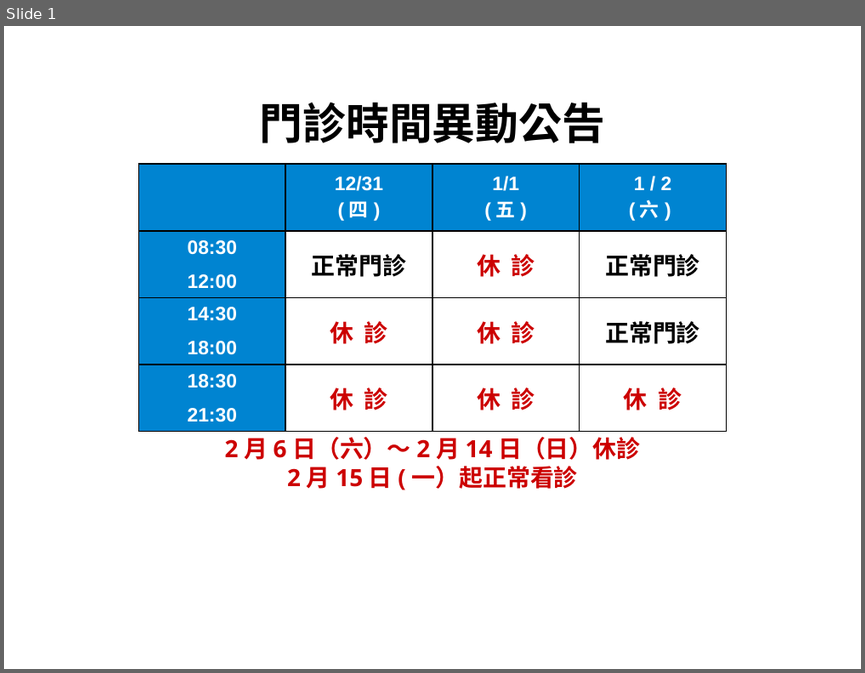
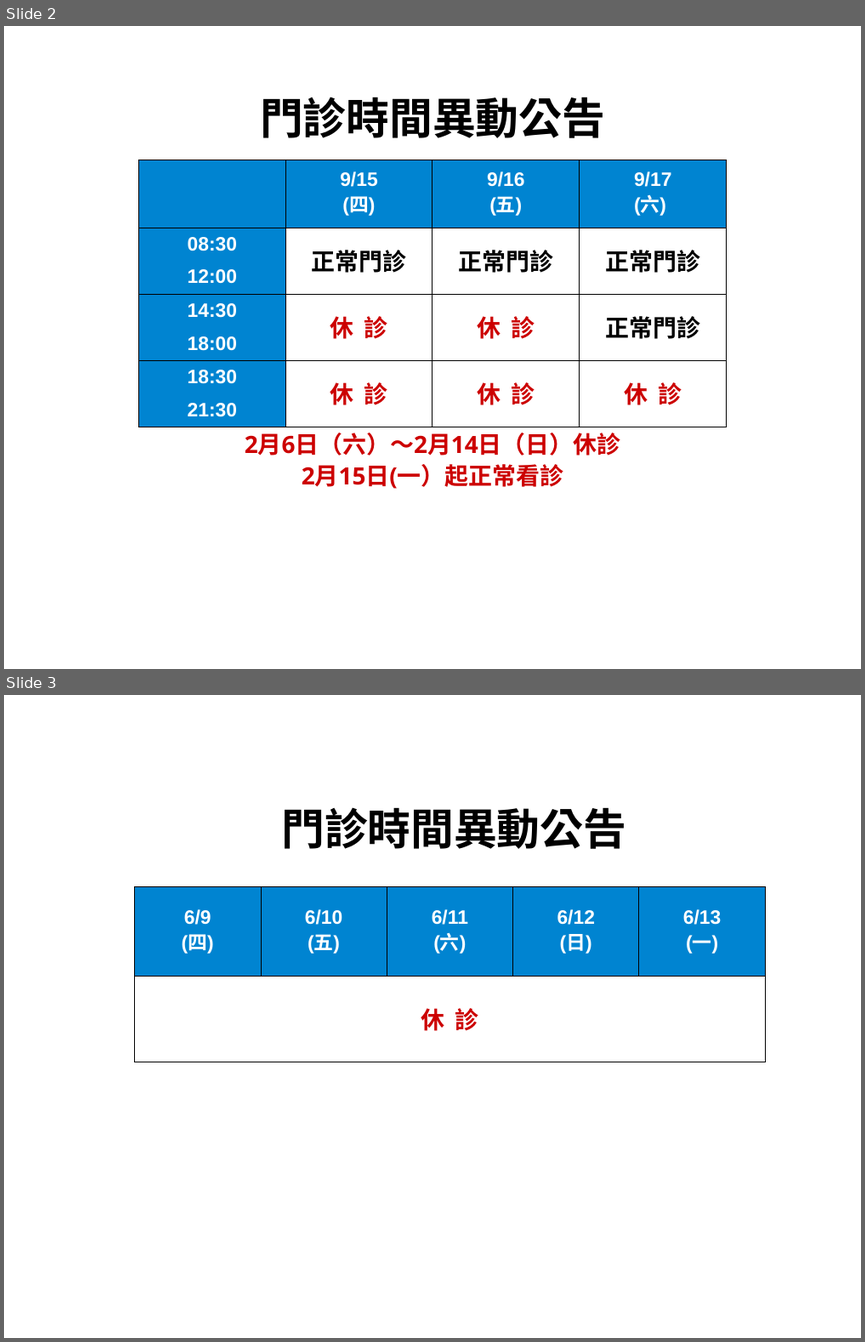
Before and after one commit to charming-clinic/charming-clinic.github.io, a slide deck: image/time2016.odp. Shown one above the other, each under a label of ours: slide 1 before the commit, slides 2 and 3 after it. The pictures are 865x673 and 865x1342 pixels, drawn with LibreOffice and Linux fonts; fonts in the diff are those of the drawing. Boxes give left, top, right and bottom in pixels: in the first picture for what was removed or moved away, otherwise in the second. Text is boxed around its words. In the diff, an @@ line names an element or a change of style, - is before the commit and + after.

```diff
--- a/image/time2016.odp
+++ b/image/time2016.odp
@@ slide 3 added at (4, 695, 861, 1338), background #FFFFFF @@
@@ title added at (281, 807, 626, 849), 40 pt, text #000000, bold @@
+門診時間異動公告
@@ table added at (135, 887, 765, 1062), 2 rows, 5 columns @@
+6/9 / (四) | 6/10 / (五) | 6/11 / (六) | 6/12 / (日) | 6/13 / (一)
+休 診 |  |  |  | 
@@ what was slide 1 is now slide 2 @@
@@ slide 2 changed as well @@
@@ title "門診時間異動公告" at (260, 97, 605, 138): line spacing 1 to 0.93 @@
@@ table at (138, 159, 726, 427) @@
-row 1:  | 12/31 / (四) | 1/1 / (五) | 1 / 2 / (六)
+row 1:  | 9/15 / (四) | 9/16 / (五) | 9/17 / (六)
-row 2, column 3: 休 診
+row 2, column 3: 正常門診
@@ line spacing 1 to 0.94 @@
@@ line spacing 1 to 0.93 @@
@@ less space between paragraphs @@
@@ borders changed @@
@@ table: place and size @@
-table at (138, 164, 726, 426)
+table at (138, 159, 726, 427)
@@ text at (245, 432, 620, 488): text changed @@
-2月6日（六）～2月14日（日）休診
-2月15日(一）起正常看診
+2月6日（六）～2月14日（日）休診
+2月15日(一）起正常看診
```
Also in this commit, not shown: 1 other slide added, 4 other files.
